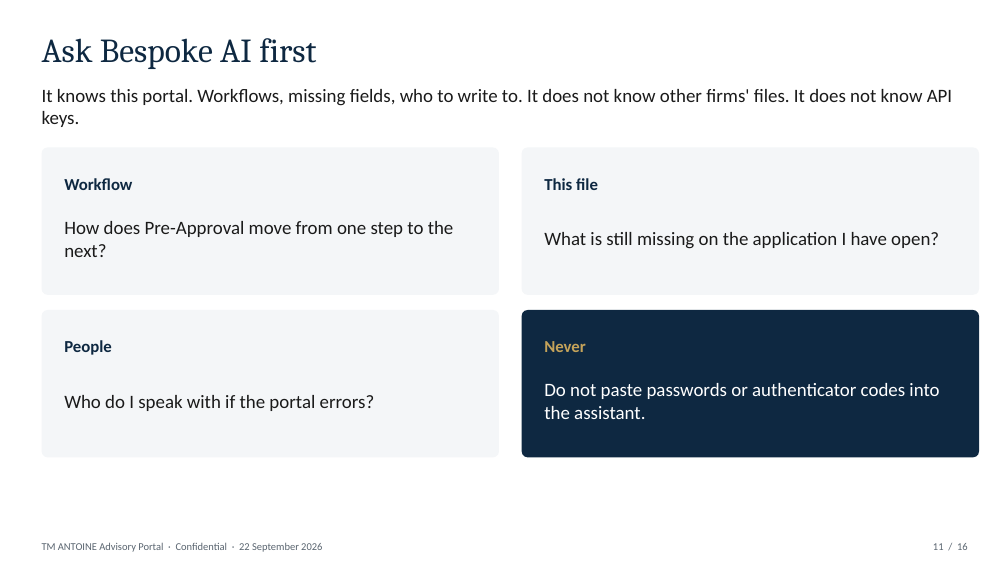
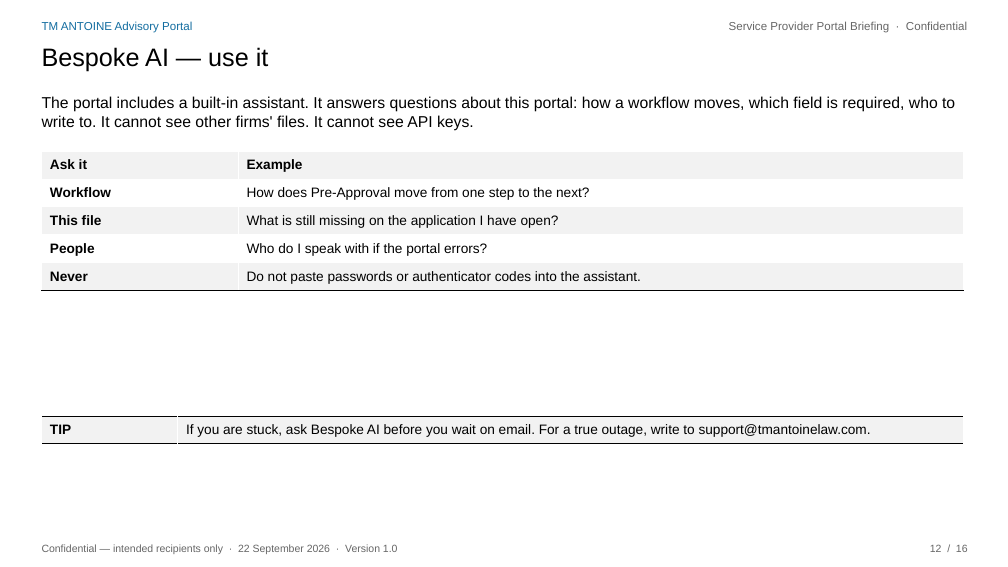
Before and after one commit to 4circlesinc/TMA-PORTAL, a slide deck: slide 12 of docs/TM-ANTOINE-Service-Provider-Webinar.pptx (slide 11 before the commit). Drawn at 1008x567 pixels with LibreOffice and Linux fonts; fonts in the diff are those of the drawing. Boxes give left, top, right and bottom in pixels: in the first picture for what was removed or moved away, otherwise in the second. Text is boxed around its words. In the diff, an @@ line names an element or a change of style, - is before the commit and + after.

```diff
--- a/docs/TM-ANTOINE-Service-Provider-Webinar.pptx
+++ b/docs/TM-ANTOINE-Service-Provider-Webinar.pptx
@@ text added at <box>42,21,192,33</box>, 11 pt, text #136DA0 @@
+TM ANTOINE Advisory Portal
@@ text added at <box>729,21,967,33</box>, 11 pt, text #666666 @@
+Service Provider Portal Briefing · Confidential
@@ text at <box>42,47,269,72</box>: text changed; size 32 to 24 pt; font Cambria to Arial; text colour #0E2841 to #000000 @@
-Ask Bespoke AI first
+Bespoke AI — use it
@@ text at <box>42,96,955,131</box>: text changed; size 18 to 15 pt; font Calibri to Arial; text colour #1A1A1A to #000000 @@
-It knows this portal. Workflows, missing fields, who to write to. It does not know other firms' files. It does not know API keys.
+The portal includes a built-in assistant. It answers questions about this portal: how a workflow moves, which field is required, who to write to. It cannot see other firms' files. It cannot see API keys.
@@ rounded rectangle removed at <box>42,147,499,295</box> @@
@@ rounded rectangle removed at <box>522,147,979,295</box> @@
@@ table added at <box>42,151,964,288</box>, 5 rows, 2 columns @@
+Ask it | Example
+Workflow | How does Pre-Approval move from one step to the next?
+This file | What is still missing on the application I have open?
+People | Who do I speak with if the portal errors?
+Never | Do not paste passwords or authenticator codes into the assistant.
@@ text removed at <box>64,178,132,190</box> @@
-Workflow
@@ text removed at <box>544,178,598,190</box> @@
-This file
@@ text removed at <box>64,221,454,257</box> @@
-How does Pre-Approval move from one step to the next?
@@ text removed at <box>544,232,939,249</box> @@
-What is still missing on the application I have open?
@@ rounded rectangle removed at <box>42,310,499,457</box> @@
@@ rounded rectangle removed at <box>522,310,979,457</box> @@
@@ text removed at <box>64,340,112,355</box> @@
-People
@@ text removed at <box>544,341,586,352</box> @@
-Never
@@ text removed at <box>544,383,939,419</box> @@
-Do not paste passwords or authenticator codes into the assistant.
@@ table added at <box>42,416,964,492</box>, 1 rows, 2 columns @@
+TIP | If you are stuck, ask Bespoke AI before you wait on email. For a true outage, write to support@tmantoinelaw.com.
@@ text removed at <box>64,395,375,411</box> @@
-Who do I speak with if the portal errors?
@@ text at <box>42,544,398,554</box>: text changed; font Calibri to Arial; text colour #5A6570 to #666666 @@
-TM ANTOINE Advisory Portal · Confidential · 22 September 2026
+Confidential — intended recipients only · 22 September 2026 · Version 1.0
@@ text at <box>930,544,968,552</box>: text changed; font Calibri to Arial; text colour #5A6570 to #666666 @@
-11 / 16
+12 / 16
```
Also in this commit, not shown: 11 other slides changed, 4 slides added, 4 slides removed, 9 other files.
